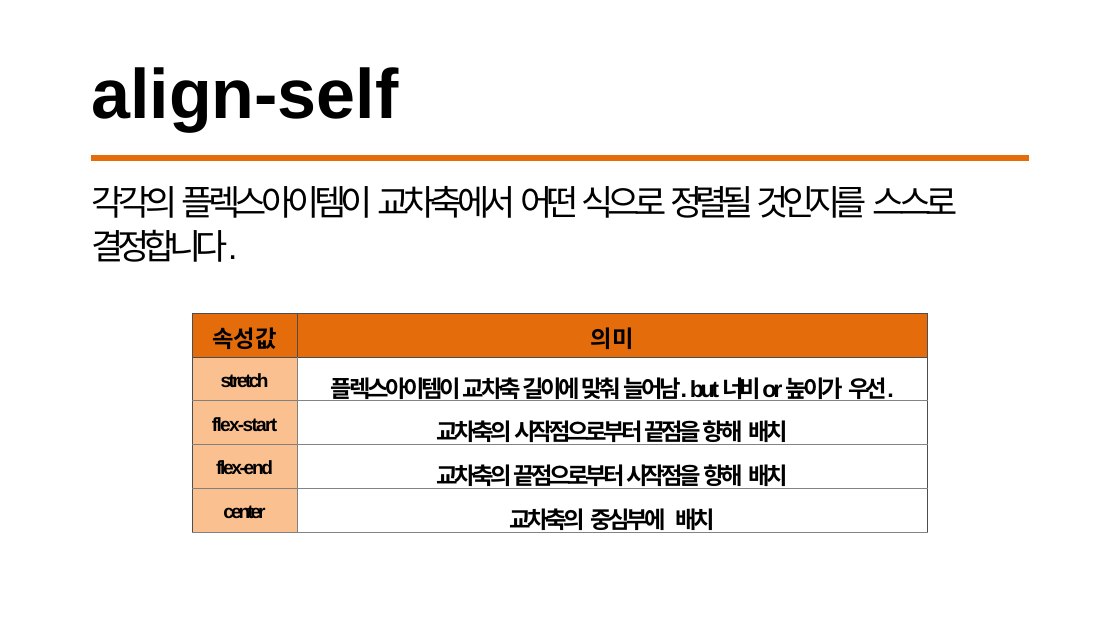
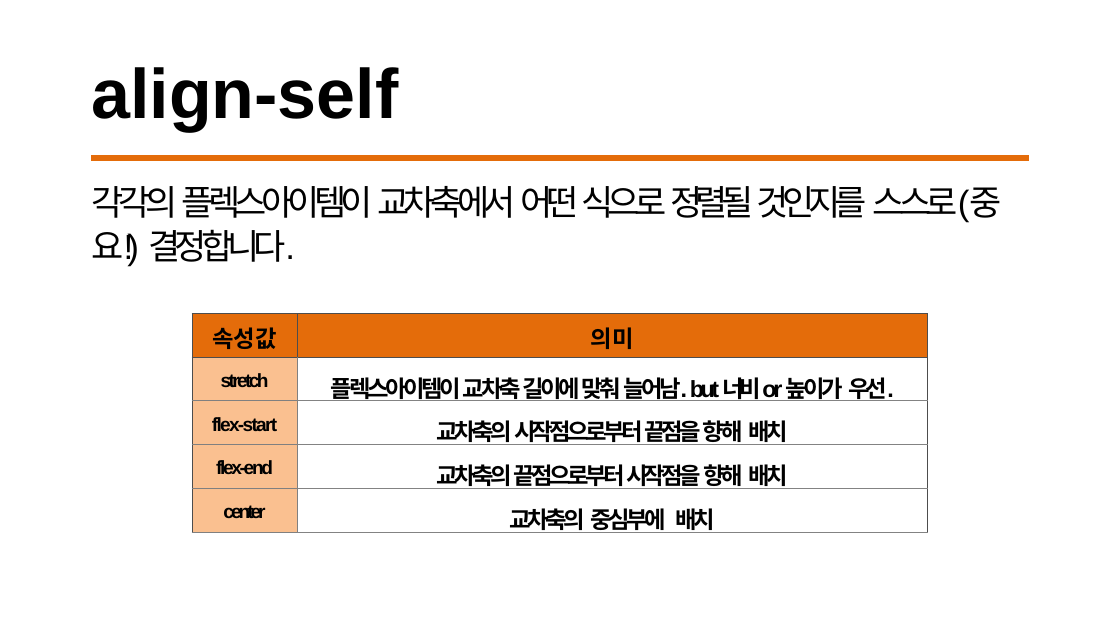
Before and after one commit to Aseon0509/test-repository, a slide deck: slide 11 of 수업자료/7. flex_grid.pptx. Drawn at 1120x630 pixels with LibreOffice and Linux fonts; fonts in the diff are those of the drawing. Boxes give left, top, right and bottom in pixels: in the first picture for what was removed or moved away, otherwise in the second. Text is boxed around its words. In the diff, an @@ line names an element or a change of style, - is before the commit and + after.

```diff
--- a/수업자료/7. flex_grid.pptx
+++ b/수업자료/7. flex_grid.pptx
@@ text at <box>91,186,1002,267</box>: text changed @@
-각각의 플렉스아이템이 교차축에서 어떤 식으로 정렬될 것인지를 스스로 결정합니다.
+각각의 플렉스아이템이 교차축에서 어떤 식으로 정렬될 것인지를 스스로(중요!) 결정합니다.
```
Also in this commit, not shown: 4 other slides changed, 26 other files.
